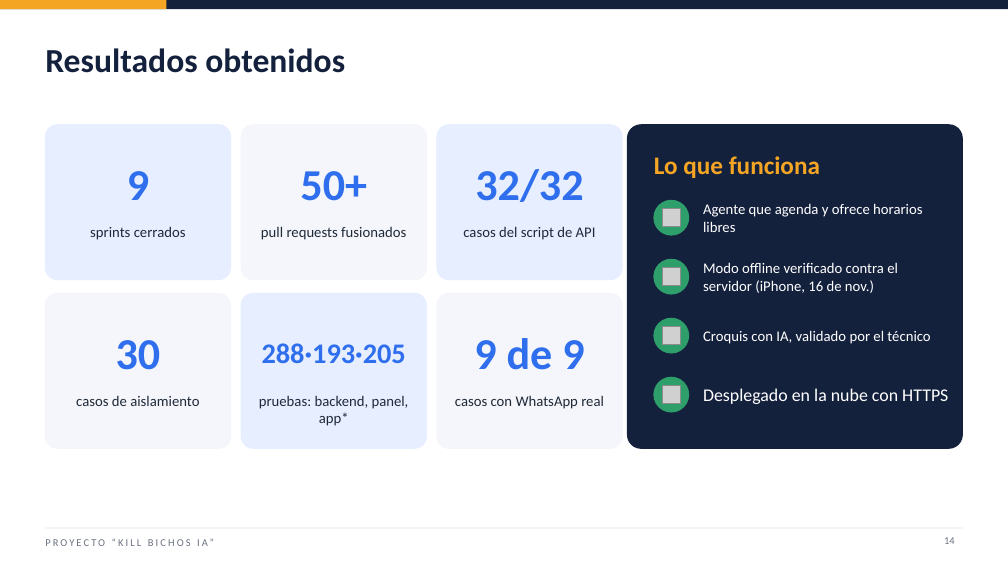
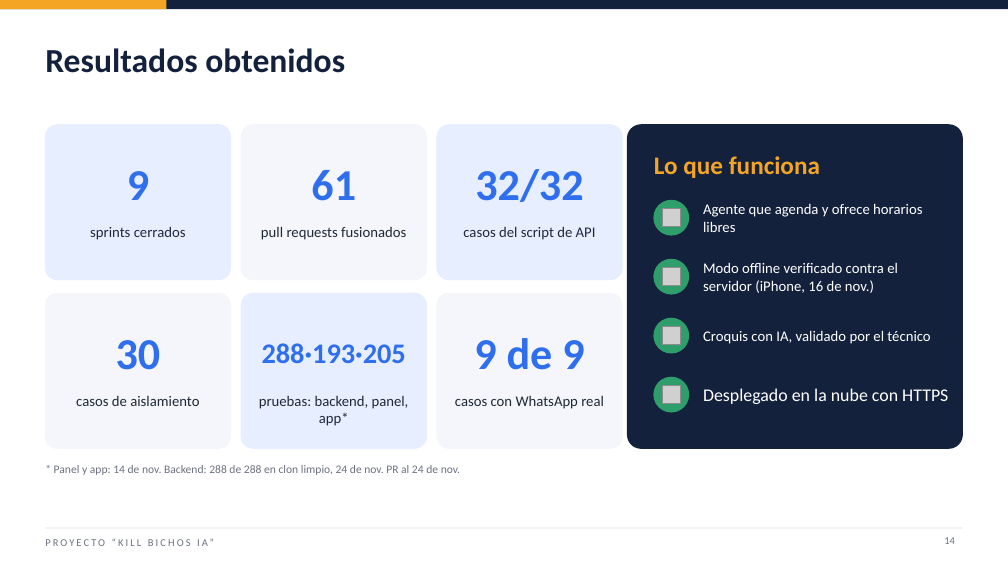
Before and after one commit to j4vierlb/PROYECTO-TESIS-, a slide deck: slide 14 of Fase 2/Evidencias Proyecto/Presentación Final del proyecto (Español).pptx. Drawn at 1008x567 pixels with LibreOffice and Linux fonts; fonts in the diff are those of the drawing; grey boxes stand for pictures; background and template pictures are left out. Boxes give left, top, right and bottom in pixels: in the first picture for what was removed or moved away, otherwise in the second. Text is boxed around its words. In the diff, an @@ line names an element or a change of style, - is before the commit and + after.

```diff
--- a/Fase 2/Evidencias Proyecto/Presentación Final del proyecto (Español).pptx
+++ b/Fase 2/Evidencias Proyecto/Presentación Final del proyecto (Español).pptx
@@ text at [311, 170, 356, 201]: text changed @@
-50+
+61
@@ text added at [54, 465, 460, 475], 11 pt, text #6B7280 @@
+* Panel y app: 14 de nov. Backend: 288 de 288 en clon limpio, 24 de nov. PR al 24 de nov.
```
Also in this commit, not shown: 12 other slides changed, 1 slide added, 3 other files.
